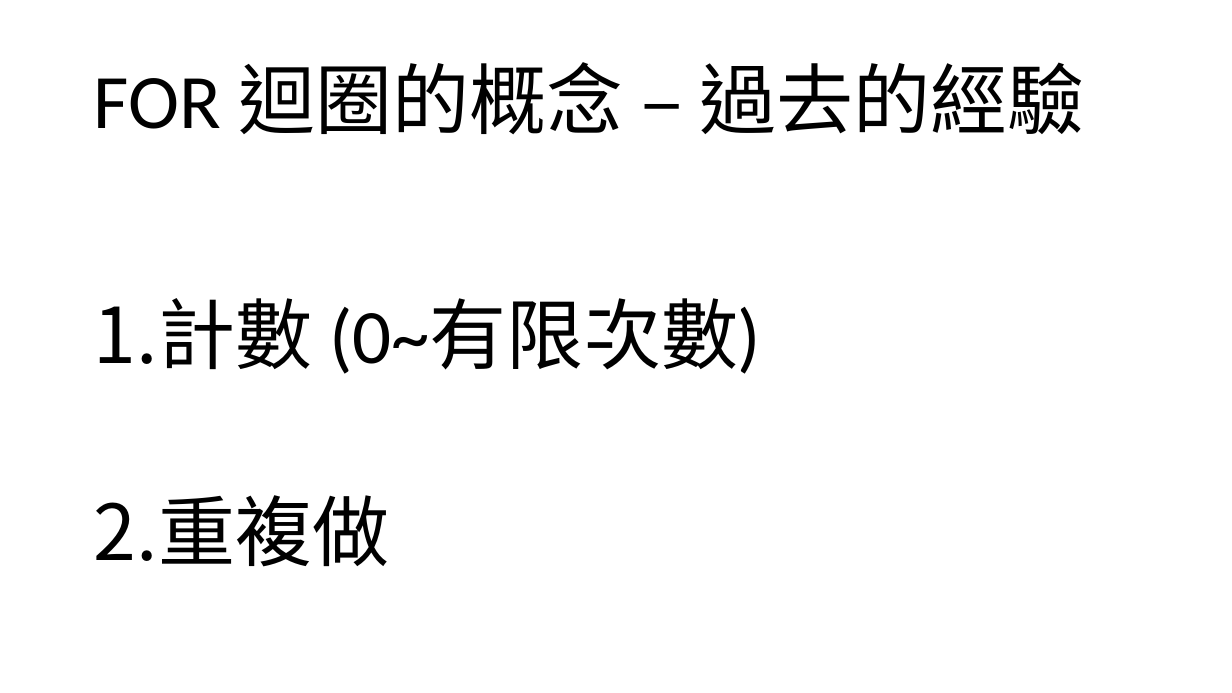
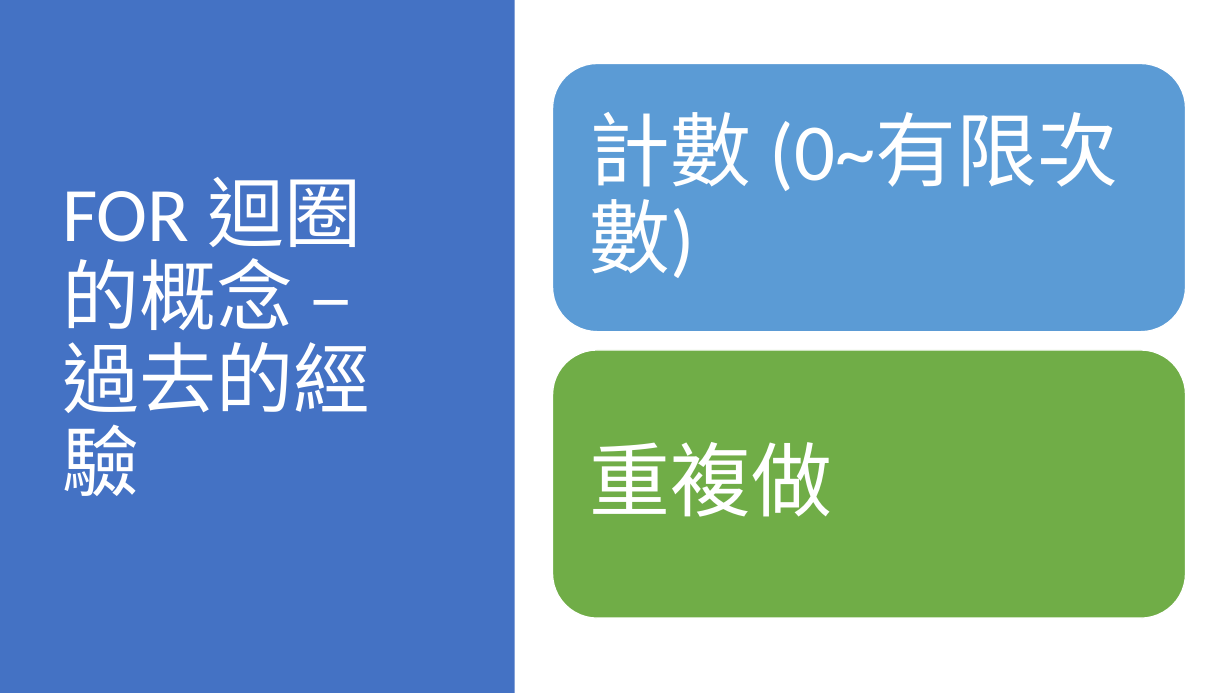
Before and after one commit to bentonglove/DosBatch, a slide deck: slide 8 of Dos Batch Script_Training_2022_Jul.pptx (slide 4 before the commit). Drawn at 1232x693 pixels with LibreOffice and Linux fonts; fonts in the diff are those of the drawing. Boxes give left, top, right and bottom in pixels: in the first picture for what was removed or moved away, otherwise in the second. Text is boxed around its words. In the diff, an @@ line names an element or a change of style, - is before the commit and + after.

```diff
--- a/Dos Batch Script_Training_2022_Jul.pptx
+++ b/Dos Batch Script_Training_2022_Jul.pptx
@@ rectangle added at (x1=0, y1=0, x2=515, y2=693), fill #4472C4 @@
@@ title "FOR 迴圈的概念 – 過去的經驗" moved from (x1=94, y1=62, x2=1085, y2=134) to (x1=62, y1=177, x2=370, y2=496) @@
@@ title "FOR 迴圈的概念 – 過去的經驗" at (x1=62, y1=177, x2=370, y2=496): text colour #000000 to #FFFFFF @@
@@ rounded rectangle added at (x1=553, y1=64, x2=1186, y2=332), fill #5B9BD5, outline #FFFFFF 1 pt @@
@@ text "計數 (0~有限次數)" moved from (x1=94, y1=298, x2=761, y2=567) to (x1=590, y1=112, x2=1118, y2=278) @@
@@ text "計數 (0~有限次數)" at (x1=590, y1=112, x2=1118, y2=278): size 60 to 63 pt, text colour #000000 to #FFFFFF; bullet 1. to none; line spacing 2 to 0.9; more space between paragraphs @@
@@ rounded rectangle added at (x1=553, y1=350, x2=1186, y2=618), fill #70AD47, outline #FFFFFF 1 pt @@
@@ text added at (x1=590, y1=442, x2=833, y2=517), 63 pt, text #FFFFFF @@
+重複做
@@ text at (x1=94, y1=495, x2=389, y2=567): paragraph removed @@
-2. 重複做
```
Also in this commit, not shown: 4 other slides changed, 13 slides added, 2 slides removed.
